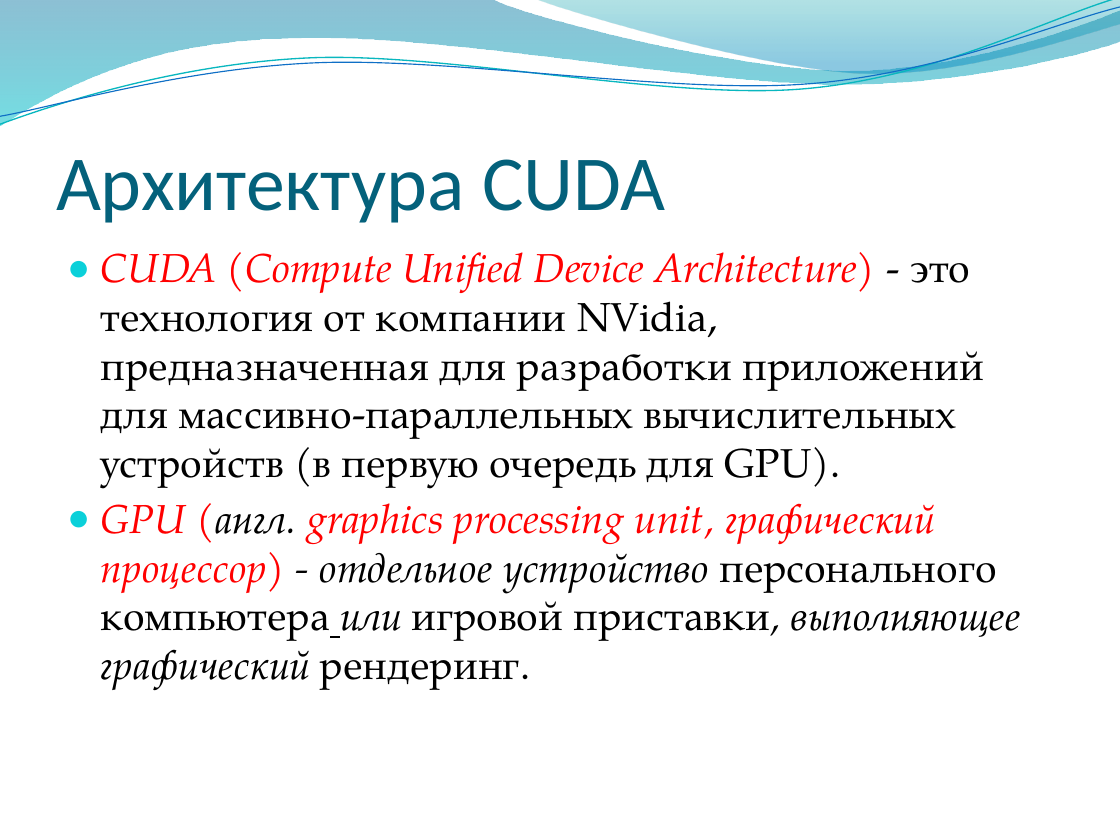
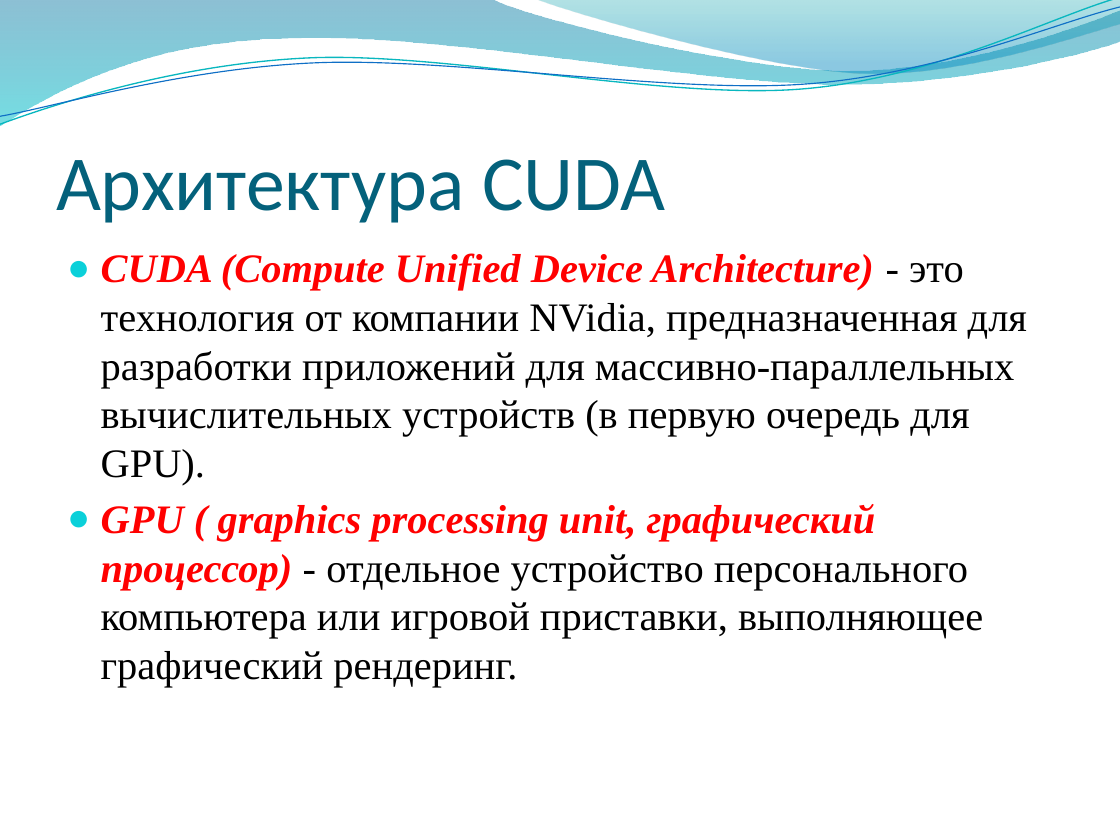
Before and after one commit to djbelyak/Optix-Research, a slide deck: slide 4 of Report/presentation.pptx. Drawn at 1120x840 pixels with LibreOffice and Linux fonts; fonts in the diff are those of the drawing; background and template pictures are left out. Boxes give left, top, right and bottom in pixels: in the first picture for what was removed or moved away, otherwise in the second. Text is boxed around its words. In the diff, an @@ line names an element or a change of style, - is before the commit and + after.

```diff
--- a/Report/presentation.pptx
+++ b/Report/presentation.pptx
@@ text at [101, 253, 1027, 485]: font TeX Gyre Pagella to Times New Roman in "CUDA (Compute Unified Device Architecture) - это ..."; bold on in "CUDA (Compute Unified Device Architecture)" @@
@@ text at [101, 504, 983, 687]: text changed; font TeX Gyre Pagella to Times New Roman; italic off @@
-● GPU (англ. graphics processing unit, графический процессор) - отдельное устройство персонального компьютера или игровой приставки, выполняющее графический рендеринг.
+● GPU ( graphics processing unit, графический процессор) - отдельное устройство персонального компьютера или игровой приставки, выполняющее графический рендеринг.
```
Also in this commit, not shown: 8 other slides changed, 2 slides added, 2 slides removed, 1 other file.
